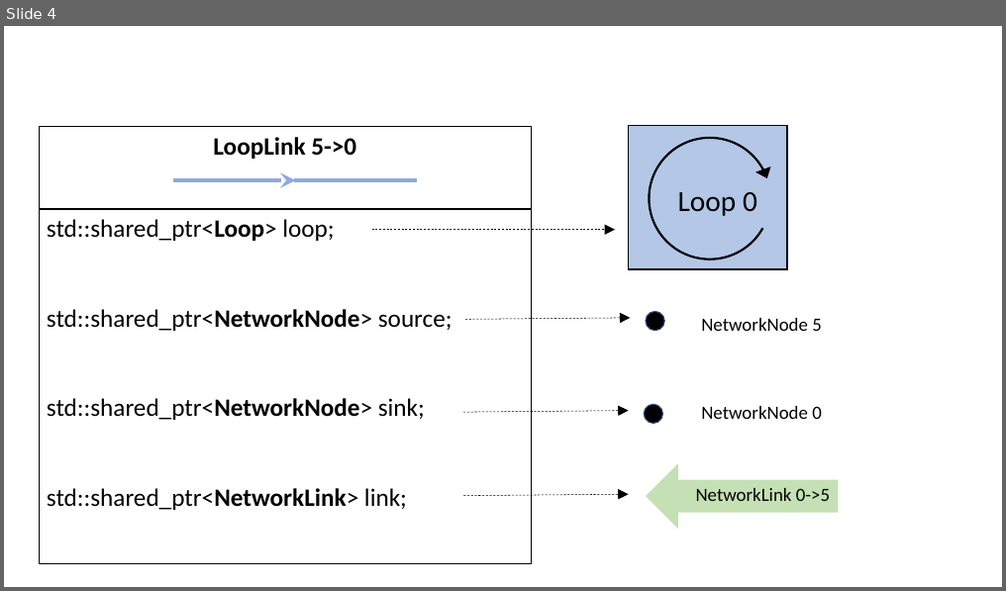
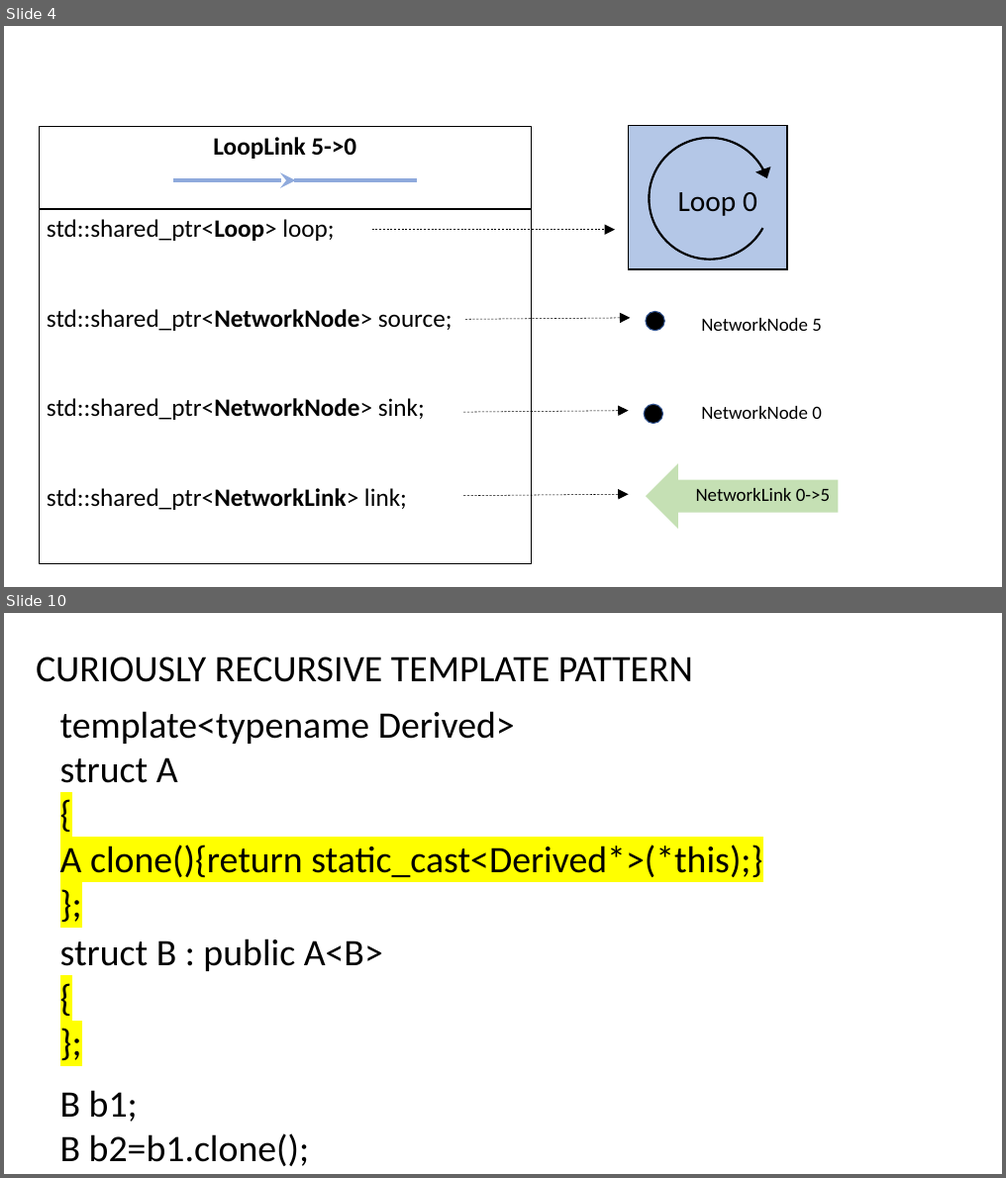
Before and after one commit to giacomo-po/MoDELib, a slide deck: doxygen/dox/Figures.pptx. Shown one above the other, each under a label of ours: slide 4 before the commit, slides 4 and 10 after it; the slides between them are not shown. The pictures are 1006x591 and 1006x1178 pixels, drawn with LibreOffice and Linux fonts; fonts in the diff are those of the drawing. Boxes give left, top, right and bottom in pixels: in the first picture for what was removed or moved away, otherwise in the second. Text is boxed around its words. In the diff, an @@ line names an element or a change of style, - is before the commit and + after.

```diff
--- a/doxygen/dox/Figures.pptx
+++ b/doxygen/dox/Figures.pptx
@@ slide 10 added at bbox=[4, 613, 1002, 1174], background #FFFFFF @@
@@ text added at bbox=[36, 657, 693, 682], 36 pt, text #000000 @@
+CURIOUSLY RECURSIVE TEMPLATE PATTERN
@@ text added at bbox=[60, 711, 762, 877], 36 pt, text #000000 @@
+template<typename Derived>
+struct A
+{
+A clone(){return static_cast<Derived*>(*this);}
+};
@@ text added at bbox=[60, 939, 383, 971], 36 pt, text #000000 @@
+struct B : public A<B>
+{
+};
@@ text added at bbox=[60, 1090, 309, 1166], 36 pt, text #000000 @@
+B b1;
+B b2=b1.clone();
```
Also in this commit, not shown: 1 slide changed, 5 other slides added, 24 other files.
